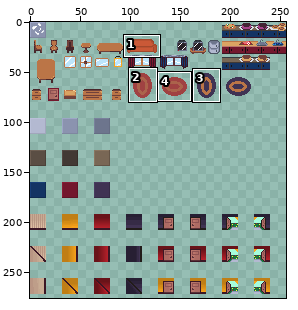
Two states of a sprite sheet, assets/sprites/tileset/all_tileset.png. Above: a wide view before the commit, with the close-up outlined.
Close-up. Before the edit:
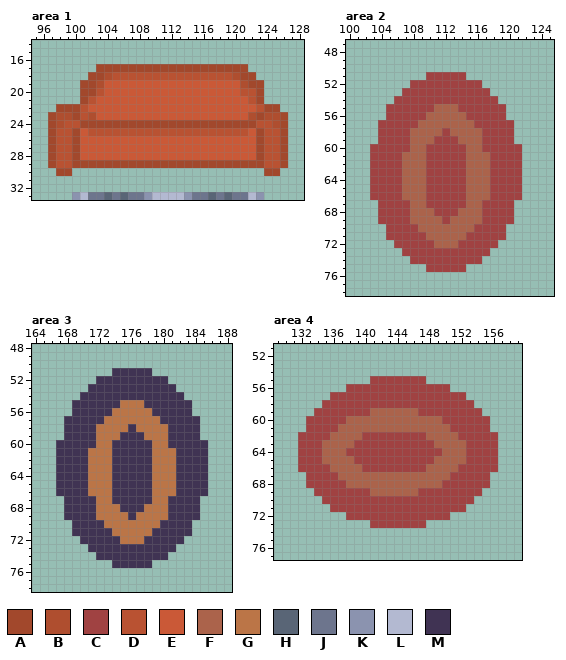
The file is 256x288 pixels. Colours within 5 levels of each other are drawn and written as one. Shown: area 1: x 95..128, y 14..33; area 2: x 100..125, y 47..78; area 3: x 164..188, y 48..78; area 4: x 129..159, y 51..77. The wide view leaves out empty margins. The commit also changed other parts of the picture, which this record leaves out.
Palette (. is transparent): A #a2482c  B #af4e2f  C #a04242  D #b95232  E #ca5937  F #ab634b  G #bb7547  H #596576  J #6d758d  K #8b93af  L #b3b9d1  M #403353
New version:
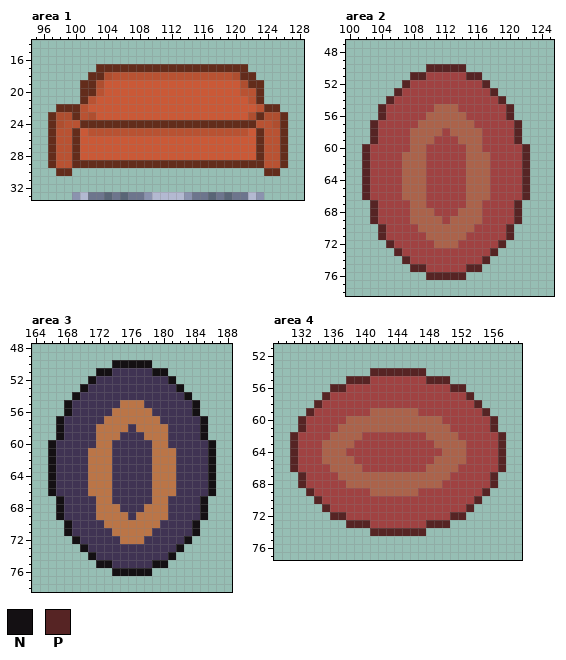
Colours new in this view: N #141013  P #562424
Diff:
colour A: #a2482c -> #632c1b
Changed rows in their new state; - is a pixel that keeps its letter.
Area 2:
first column x 102:
50 --------PPPPP--------
51 ------PP-----PP------
52 -----P---------P-----
53 ----P-----------P----
54 ---P-------------P---
55 --P---------------P--
56 --P---------------P--
57 -P-----------------P-
58 -P-----------------P-
59 -P-----------------P-
60 P-------------------P
61 P-------------------P
62 P-------------------P
63 P-------------------P
64 P-------------------P
65 P-------------------P
66 P-------------------P
67 -P-----------------P-
68 -P-----------------P-
69 -P-----------------P-
70 --P---------------P--
71 --P---------------P--
72 ---P-------------P---
73 ----P-----------P----
74 -----P---------P-----
75 ------PP-----PP------
76 --------PPPPP--------
Area 3:
first column x 166:
50 --------NNNNN--------
51 ------NN-----NN------
52 -----N---------N-----
53 ----N-----------N----
54 ---N-------------N---
55 --N---------------N--
56 --N---------------N--
57 -N-----------------N-
58 -N-----------------N-
59 -N-----------------N-
60 N-------------------N
61 N-------------------N
62 N-------------------N
63 N-------------------N
64 N-------------------N
65 N-------------------N
66 N-------------------N
67 -N-----------------N-
68 -N-----------------N-
69 -N-----------------N-
70 --N---------------N--
71 --N---------------N--
72 ---N-------------N---
73 ----N-----------N----
74 -----N---------N-----
75 ------NN-----NN------
76 --------NNNNN--------
Area 4:
first column x 131:
54 ----------PPPPPPP----------
55 -------PPP-------PPP-------
56 -----PP-------------PP-----
57 ----P-----------------P----
58 ---P-------------------P---
59 --P---------------------P--
60 -P-----------------------P-
61 -P-----------------------P-
62 P-------------------------P
63 P-------------------------P
64 P-------------------------P
65 P-------------------------P
66 P-------------------------P
67 -P-----------------------P-
68 -P-----------------------P-
69 --P---------------------P--
70 ---P-------------------P---
71 ----P-----------------P----
72 -----PP-------------PP-----
73 -------PPP-------PPP-------
74 ----------PPPPPPP----------
Boxes around the changes in both close-ups, in picture pixels (x1, y1, x2, y2):
changed: (48, 64, 288, 176)
added: (362, 64, 530, 280)
added: (48, 360, 216, 576)
added: (290, 368, 506, 536)
